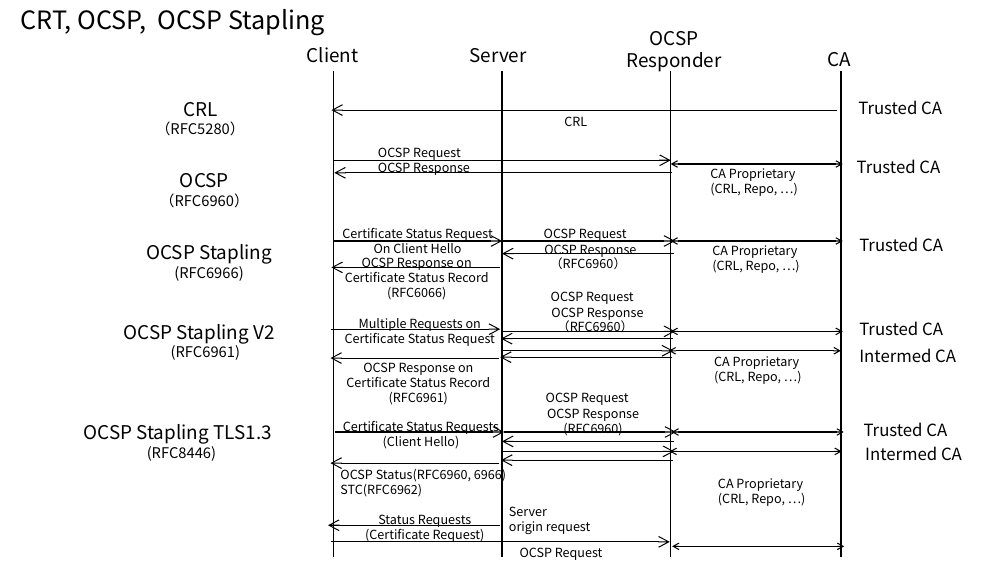
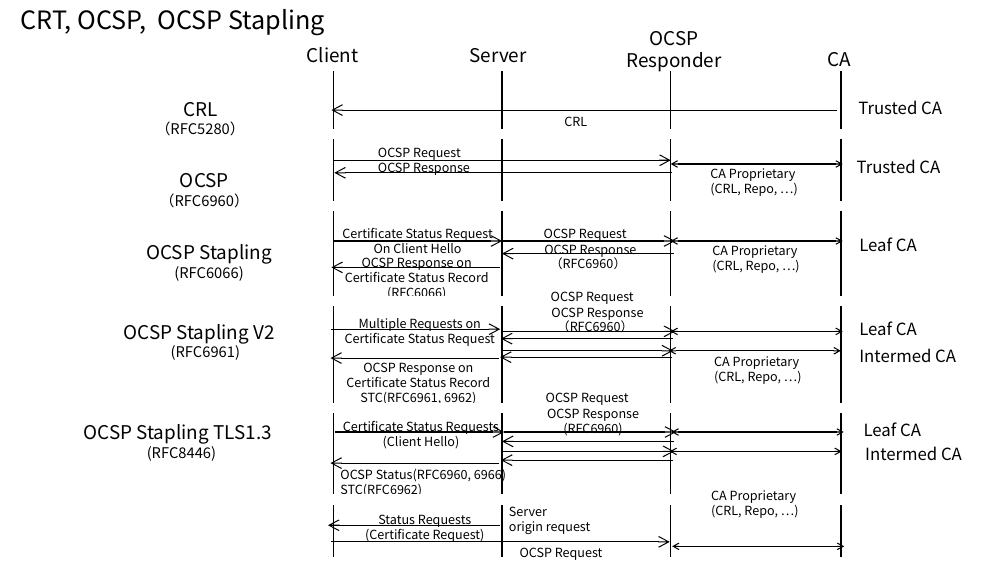
Before and after one commit to kojo1/TLSbook-en, a slide deck: slide 30 of Part1.Technology/Chapter3.Algorithm/Algorithm-fig-jp.pptx (slide 29 before the commit). Drawn at 1008x567 pixels with LibreOffice and Linux fonts; fonts in the diff are those of the drawing. Boxes give left, top, right and bottom in pixels: in the first picture for what was removed or moved away, otherwise in the second. Text is boxed around its words. In the diff, an @@ line names an element or a change of style, - is before the commit and + after.

Commit message:
review feedback OCSP

```diff
--- a/Part1.Technology/Chapter3.Algorithm/Algorithm-fig-jp.pptx
+++ b/Part1.Technology/Chapter3.Algorithm/Algorithm-fig-jp.pptx
@@ line added from (318, 135) to (861, 135), #FFFFFF 10 pt @@
@@ line added from (327, 206) to (870, 206), #FFFFFF 10 pt @@
@@ text at <box>859,237,917,252</box>: text changed @@
-Trusted CA
+Leaf CA
@@ text at <box>174,263,243,281</box>: text changed @@
-(RFC6966)
+(RFC6066)
@@ line added from (322, 301) to (866, 301), #FFFFFF 10 pt @@
@@ text at <box>859,321,917,336</box>: text changed @@
-Trusted CA
+Leaf CA
@@ line added from (321, 408) to (864, 408), #FFFFFF 10 pt @@
@@ text at <box>360,392,476,403</box>: text changed @@
-(RFC6961)
+STC(RFC6961, 6962)
@@ text at <box>864,422,921,437</box>: text changed @@
-Trusted CA
+Leaf CA
@@ line added from (302, 500) to (845, 500), #FFFFFF 10 pt @@
@@ text "CA Proprietary": place and size @@
-text "CA Proprietary" at <box>718,478,803,506</box>
+text "CA Proprietary" at <box>711,490,797,518</box>
```
Also in this commit, not shown: 1 other slide changed, 1 slide added, 5 other files.
